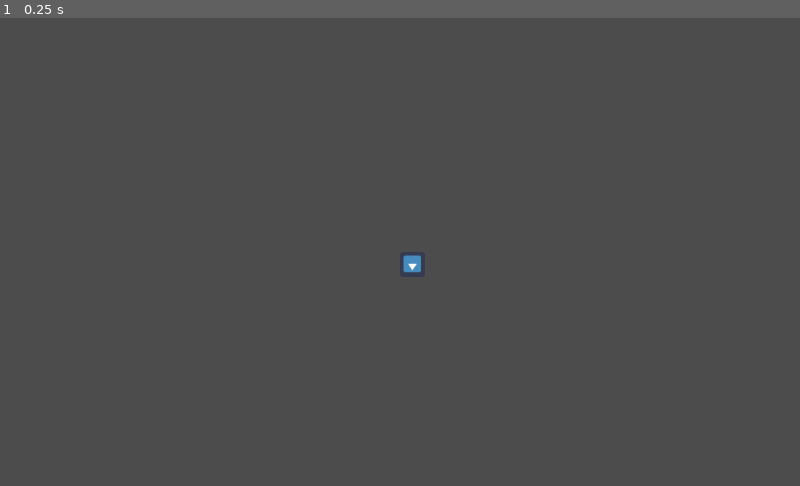
Above: before the commit, frame 1.
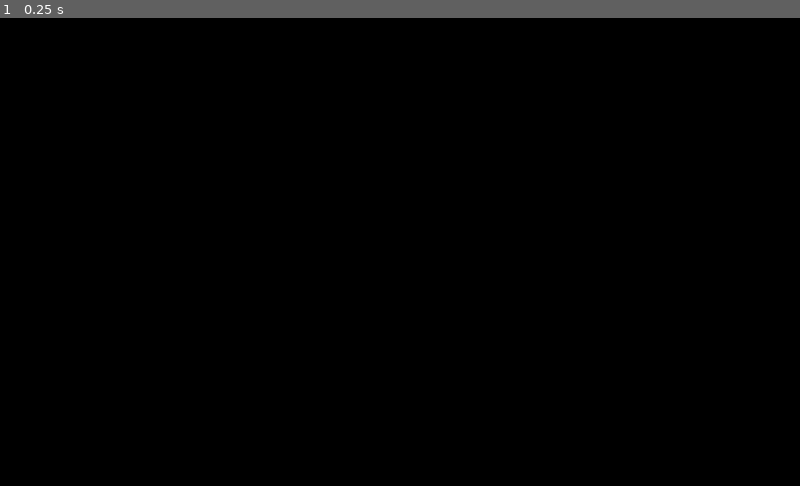
Above: after the commit, the same moment.

Repository: riasat-mahbub/godot_game
Game: Godot game, scene res://scenes/main.tscn
Two runs of this game, one before a commit and one after it. Both use one fixed random seed, a clock stepped at 60 frames per second and the inputs below. The engine's default icon, where the game draws it, is replaced by a stand-in: a white triangle on a blue panel in a dark square.
Inputs:
- Up to frame 1 (0.25 s): no input

The runs differ from the first frame. In frame 1, 100% of the frame differs, in the area x 0-100%, y 0-100%.

Commit message:
Added a static loading screen

Diff:
--- a/scenes/main.gd
+++ b/scenes/main.gd
@@ -14,7 +14,14 @@
 	$player.position = $dungeon.start_room.position;
 	$player.stuck = true;
 
+	#delete the loading screen
+	$loading_screen.queue_free();
+
+
 func _ready():
+	#make loading screen fill the viewport
+	$loading_screen.scale= get_viewport_rect().size;
+
 	make_dungeon();
 
 # Called every frame. 'delta' is the elapsed time since the previous frame.
--- a/scenes/main.tscn
+++ b/scenes/main.tscn
@@ -1,10 +1,11 @@
-[gd_scene load_steps=7 format=2]
+[gd_scene load_steps=8 format=2]
 
 [ext_resource path="res://scenes/main.gd" type="Script" id=1]
 [ext_resource path="res://dungeon.gd" type="Script" id=2]
 [ext_resource path="res://scenes/player.gd" type="Script" id=3]
 [ext_resource path="res://icon.png" type="Texture" id=4]
 [ext_resource path="res://tileset/room_tiles.tres" type="TileSet" id=5]
+[ext_resource path="res://sprites/loading_screen.png" type="Texture" id=6]
 
 [sub_resource type="RectangleShape2D" id=1]
 extents = Vector2( 8.85571, 10.638 )
@@ -37,3 +38,7 @@
 tile_set = ExtResource( 5 )
 cell_size = Vector2( 32, 32 )
 format = 1
+
+[node name="loading_screen" type="Sprite" parent="."]
+z_index = 3
+texture = ExtResource( 6 )
Binary file added: sprites/loading_screen.png
Not shown, added: sprites/loading_screen.png.import
